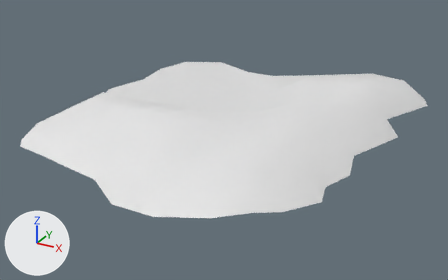
Before and after pictures for a commit that changed the FBX model Assets/Meshes/Environment/Sand3.FBX.
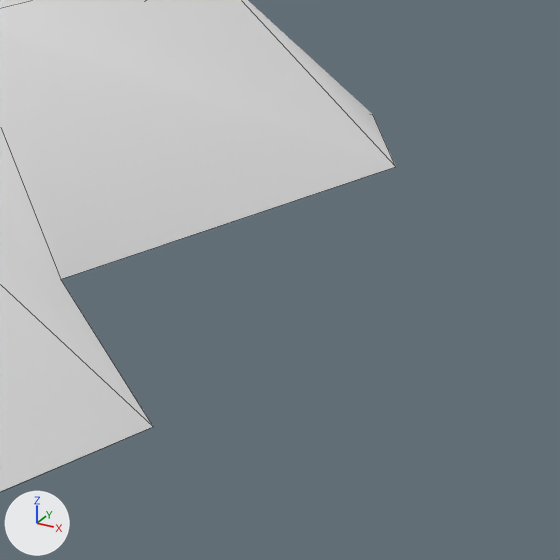
Each version is shown whole from a camera (50 mm lens) standing at (4.36, -7.66, 3.77) and looking at (0.01, 0.25, -0.19), then close up on the part from 85% to 100% of the width and 31% to 55% of the height. The axes (+X, +Y, +Z) are drawn at lower left. The lights are the same throughout. The close-ups show mesh edges as thin lines.
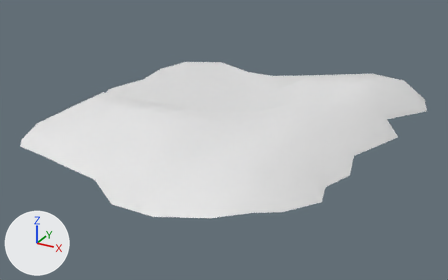
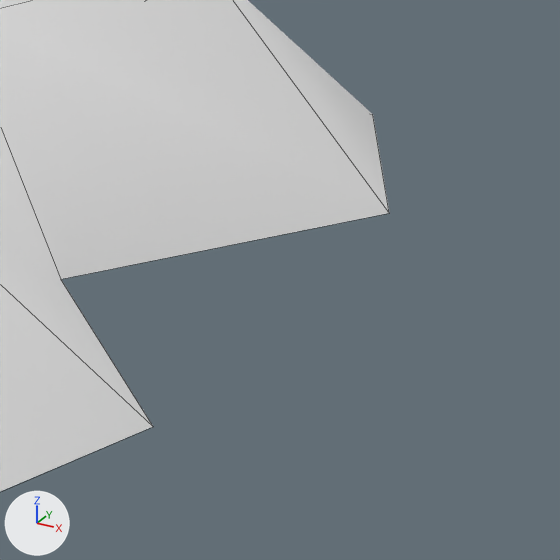
Pixel boxes (x1, y1, x2, y2) of what changed, in the close-ups (560 x 560 px; the box of a moved part takes in the faces that stretch with it):
'Plane001', reshaped
    before: (0, 0, 396, 491)
    after: (0, 0, 389, 491)
part 1 of me_mesh, moved or reshaped
    before: (60, 0, 396, 279)
    after: (60, 0, 389, 279)

Diff of the bpy script that builds the scene:
```diff
--- a/Assets/Meshes/Environment/Sand3.FBX.py
+++ b/Assets/Meshes/Environment/Sand3.FBX.py
@@ me_mesh @@
 me_mesh.from_pydata(...)  # 81 vertices, 64 faces; spans x -2.75..2.67, y -2.77..3.07, z 0.0..0.48
 # used by ob_plane001; location = (-0.041, 0.271, 0.0)
-me_mesh.vertices[71].co = (2.67, 2.31, 0.1)  # pixel (395, 166)
+# me_mesh part 1
+me_mesh.vertices[71].co = (2.67, 2.31, 0.0)  # pixel (389, 213)
```
